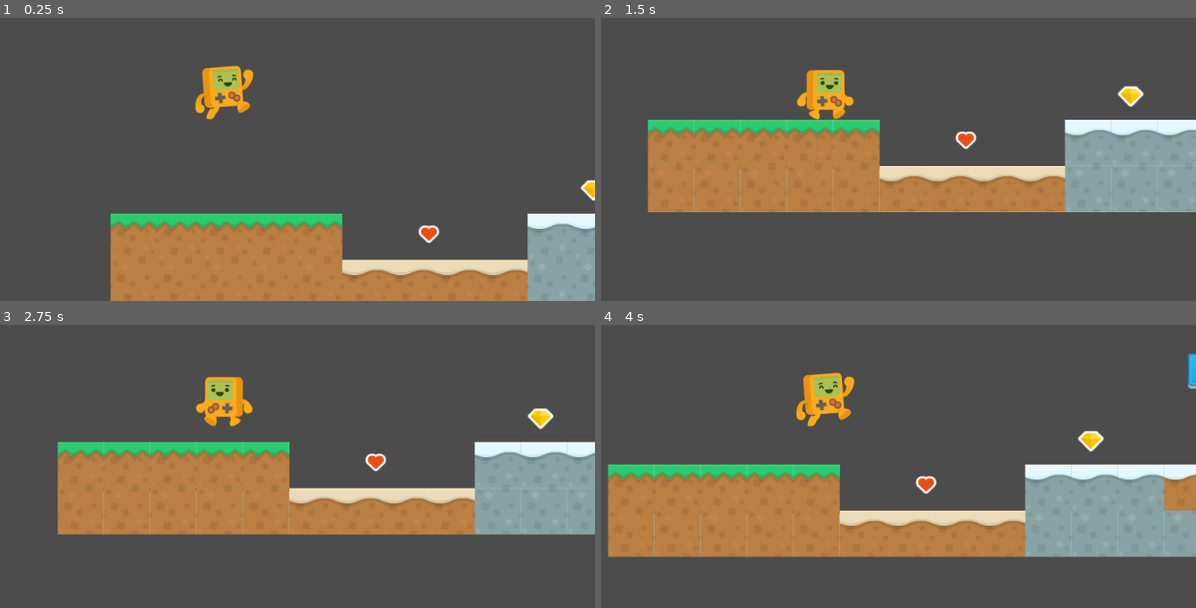
Above: before the commit, frames 1-4 (two rows, left to right).
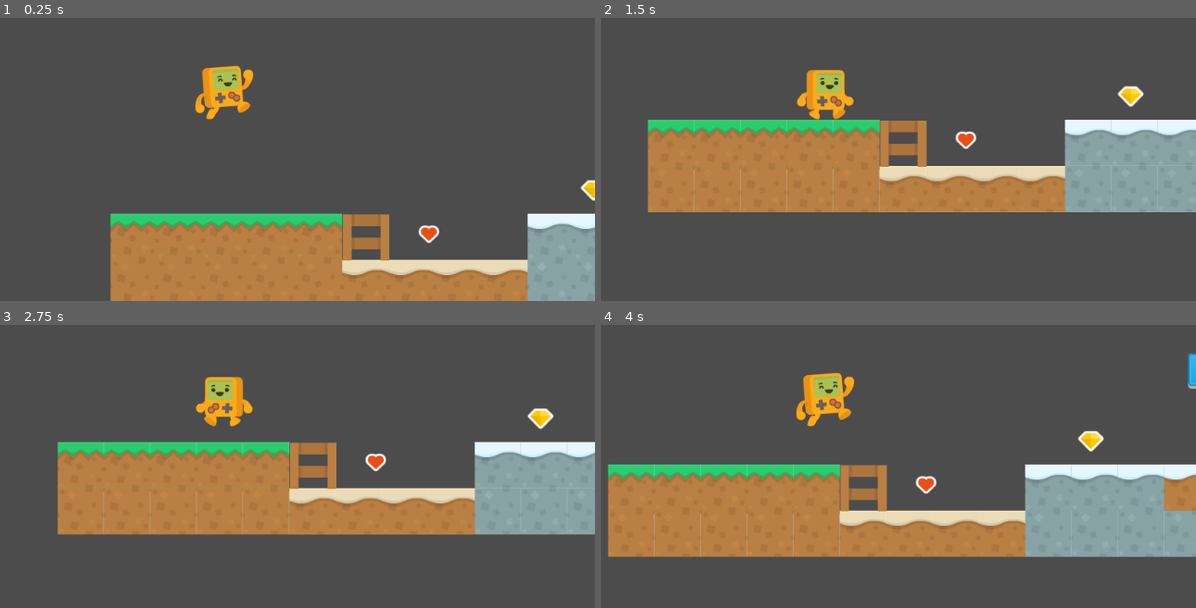
Above: after the commit, the same moments.

Repository: Boyquotes/platformer2d-sandbox
Game: Godot game, scene res://levels/DemoLevel.tscn
Two runs of this game, one before a commit and one after it. Both use one fixed random seed, a clock stepped at 60 frames per second and the inputs below.
Inputs:
- Up to frame 1 (0.25 s): no input
- Up to frame 2 (1.5 s): hold D (move_right) from 0.53 s (still down); tap R (attack) at 0.6 s; tap Space (move_jump) at 0.77 s; tap Q (block) at 1.35 s
- Up to frame 3 (2.75 s): tap Space (move_jump) at 1.52 s; release D (move_right) at 2.03 s; hold A (move_left) from 2.03 s (still down); hold Shift (run) from 2.03 s (still down)
- Up to frame 4 (4 s): release A (move_left) at 2.78 s; release Shift (run) at 2.78 s; hold D (move_right) from 2.78 s (still down); tap R (attack) at 2.85 s; tap Space (move_jump) at 3.02, 3.77 s; hold Q (block) from 3.53 s (still down)

The runs differ from the first frame. In frame 1, 0.9% of the frame differs, in the area x 57-66%, y 69-86%; in frame 2, 0.9%; in frame 3, 0.9%; in frame 4, 1.0%, in the area x 40-49%, y 49-67%.

Commit message:
Added ladder climbing

Diff:
--- a/levels/DemoLevel.tscn
+++ b/levels/DemoLevel.tscn
@@ -7,12 +7,9 @@
 [ext_resource path="res://objects/GreenMonsterEnemy.tscn" type="PackedScene" id=5]
 [ext_resource path="res://objects/BlueMonsterEnemy.tscn" type="PackedScene" id=6]
 [ext_resource path="res://objects/PlayerCamera.tscn" type="PackedScene" id=7]
+[ext_resource path="res://objects/Ladder.tscn" type="PackedScene" id=8]
 
 [node name="DemoLevel" type="Node2D"]
-
-[node name="Player" parent="." instance=ExtResource( 1 )]
-
-[node name="PlayerCamera" parent="Player" instance=ExtResource( 7 )]
 
 [node name="Platforms" type="TileMap" parent="."]
 position = Vector2( 1, 0 )
@@ -36,3 +33,12 @@
 position = Vector2( 1398.75, 211.438 )
 
 [node name="BlueMonsterEnemy" parent="Enemies" instance=ExtResource( 6 )]
+
+[node name="Ladders" type="Node" parent="."]
+
+[node name="Ladder" parent="Ladders" instance=ExtResource( 8 )]
+position = Vector2( 353.861, 289.234 )
+
+[node name="Player" parent="." instance=ExtResource( 1 )]
+
+[node name="PlayerCamera" parent="Player" instance=ExtResource( 7 )]
--- /dev/null
+++ b/objects/Ladder.tscn
@@ -0,0 +1,21 @@
+[gd_scene load_steps=4 format=2]
+
+[ext_resource path="res://assets/sprites/stairs.png" type="Texture" id=1]
+[ext_resource path="res://scripts/Ladder.gd" type="Script" id=2]
+
+[sub_resource type="RectangleShape2D" id=1]
+extents = Vector2( 30.8533, 30.4214 )
+
+[node name="Ladder" type="Area2D"]
+position = Vector2( 288.174, 223.547 )
+collision_layer = 32
+script = ExtResource( 2 )
+
+[node name="Sprite" type="Sprite" parent="."]
+texture = ExtResource( 1 )
+
+[node name="CollisionShape2D" type="CollisionShape2D" parent="."]
+shape = SubResource( 1 )
+
+[connection signal="body_entered" from="." to="." method="_on_Ladder_body_entered"]
+[connection signal="body_exited" from="." to="." method="_on_Ladder_body_exited"]
--- a/project.godot
+++ b/project.godot
@@ -60,6 +60,16 @@
 "events": [ Object(InputEventKey,"resource_local_to_scene":false,"resource_name":"","device":0,"alt":false,"shift":false,"control":false,"meta":false,"command":false,"pressed":false,"scancode":16777237,"unicode":0,"echo":false,"script":null)
  ]
 }
+move_up={
+"deadzone": 0.5,
+"events": [ Object(InputEventKey,"resource_local_to_scene":false,"resource_name":"","device":0,"alt":false,"shift":false,"control":false,"meta":false,"command":false,"pressed":false,"scancode":87,"unicode":0,"echo":false,"script":null)
+ ]
+}
+move_down={
+"deadzone": 0.5,
+"events": [ Object(InputEventKey,"resource_local_to_scene":false,"resource_name":"","device":0,"alt":false,"shift":false,"control":false,"meta":false,"command":false,"pressed":false,"scancode":83,"unicode":0,"echo":false,"script":null)
+ ]
+}
 
 [layer_names]
 
@@ -68,6 +78,7 @@
 2d_physics/layer_3="Objects"
 2d_physics/layer_4="Enemies"
 2d_physics/layer_5="Projectiles"
+2d_physics/layer_6="Ladders"
 
 [physics]
 
--- /dev/null
+++ b/scripts/Ladder.gd
@@ -0,0 +1,17 @@
+extends Area2D
+
+
+
+func _on_Ladder_body_entered(body):
+	if body is Player:
+		print('Climb')
+		var p = body as Player
+		if not p.is_climbing:
+			p.is_climbing = true
+
+
+func _on_Ladder_body_exited(body):
+	if body is Player:
+		print('Not climb')
+		var p = body as Player
+		p.is_climbing = false
--- a/scripts/Player.gd
+++ b/scripts/Player.gd
@@ -7,6 +7,7 @@
 const BLOCK_STRENGTH = 0.1
 const RUN_SPEED = 300
 const NORM_SPEED = 100
+const CLIMB_SPEED = 50
 
 export var jump_speed = 200
 export var gravity = 300
@@ -18,6 +19,8 @@
 var is_blocked = false
 var is_running = false
 var can_run = false
+var is_climbing = false
+
 
 onready var ASprite = $AnimatedSprite
 onready var AttackRaycast = $AttackRaycast
@@ -61,7 +64,20 @@
 		else:
 			ASprite.play("idle")
 
-	velocity.y += gravity * delta
+	if not is_climbing:
+		velocity.y += gravity * delta
+#		velocity = move_and_slide(velocity, Vector2.UP)
+		print('I am not climbing')
+	else:
+		print('I am climbing')
+		velocity.y = 0
+#		velocity = move_and_slide(velocity)
+
+	if is_climbing:
+		if Input.is_action_pressed("move_up"):
+			velocity.y -= CLIMB_SPEED
+		if Input.is_action_pressed("move_down"):
+			velocity.y += CLIMB_SPEED
 
 	velocity = move_and_slide(velocity, Vector2.UP)
 
Binary file added: assets/sprites/stairs.png
Not shown: 1 places in levels/DemoLevel.tscn that only renumber resources
